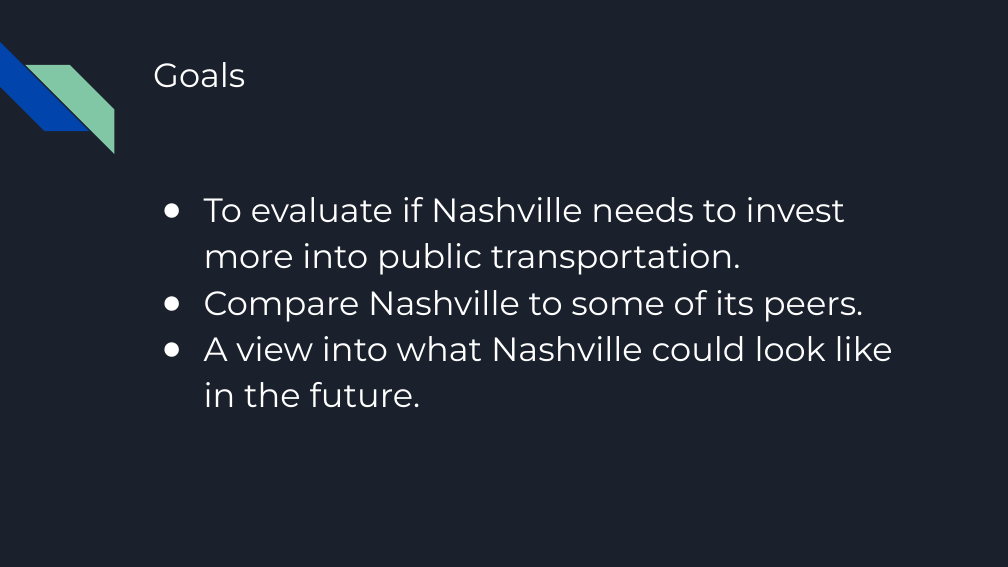
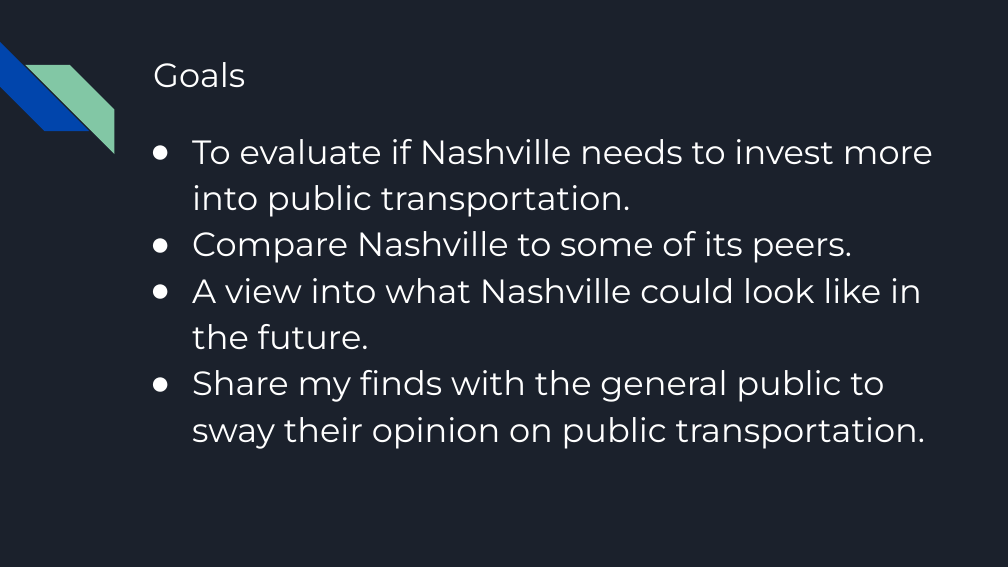
Before and after one commit to tye642/nashville_public_transportation, a slide deck: slide 3 of Capstone Presentation.pptx (slide 2 before the commit). Drawn at 1008x567 pixels with LibreOffice and Linux fonts; fonts in the diff are those of the drawing. Boxes give left, top, right and bottom in pixels: in the first picture for what was removed or moved away, otherwise in the second. Text is boxed around its words. In the diff, an @@ line names an element or a change of style, - is before the commit and + after.

```diff
--- a/Capstone Presentation.pptx
+++ b/Capstone Presentation.pptx
@@ text "To evaluate if Nashville needs ...": place and size @@
-text "To evaluate if Nashville needs ..." at box(204, 197, 893, 407)
+text "To evaluate if Nashville needs ..." at box(192, 139, 933, 449)
@@ text at box(192, 370, 925, 449): paragraph added @@
+● Share my finds with the general public to sway their opinion on public transportation.
```
Also in this commit, not shown: 9 other slides changed, 2 slides added, 1 other file.
